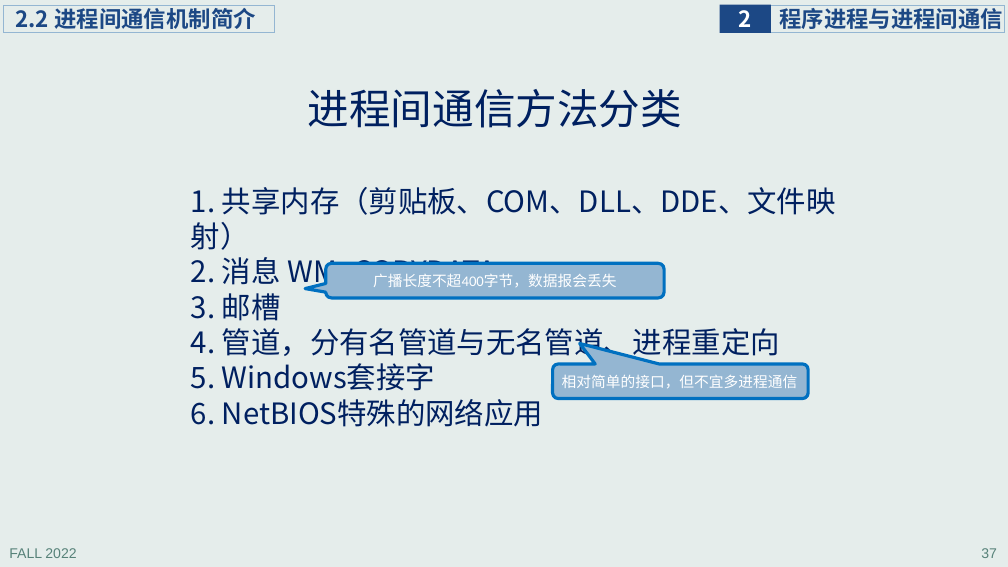
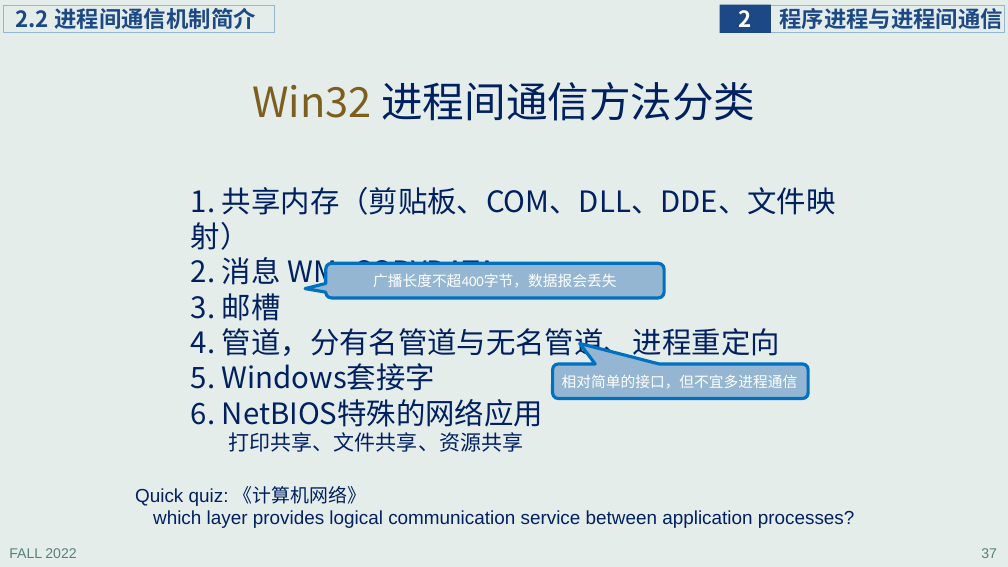
Before and after one commit to principleWindows/win-principle-2022, a slide deck: slide 37 of slides/instruction/principleWindows_2.pptx. Drawn at 1008x567 pixels with LibreOffice and Linux fonts; fonts in the diff are those of the drawing. Boxes give left, top, right and bottom in pixels: in the first picture for what was removed or moved away, otherwise in the second. Text is boxed around its words. In the diff, an @@ line names an element or a change of style, - is before the commit and + after.

```diff
--- a/slides/instruction/principleWindows_2.pptx
+++ b/slides/instruction/principleWindows_2.pptx
@@ title at (x1=252, y1=82, x2=755, y2=121): text changed @@
-进程间通信方法分类
+Win32 进程间通信方法分类
@@ text at (x1=229, y1=432, x2=523, y2=452): paragraph added @@
+  打印共享、文件共享、资源共享
@@ text added at (x1=135, y1=486, x2=855, y2=528), 18 pt, text #002060 @@
+Quick quiz: 《计算机网络》
+which layer provides logical communication service between application processes?
```
Also in this commit, not shown: 13 other slides changed, 3 slides added, 1 other file.
